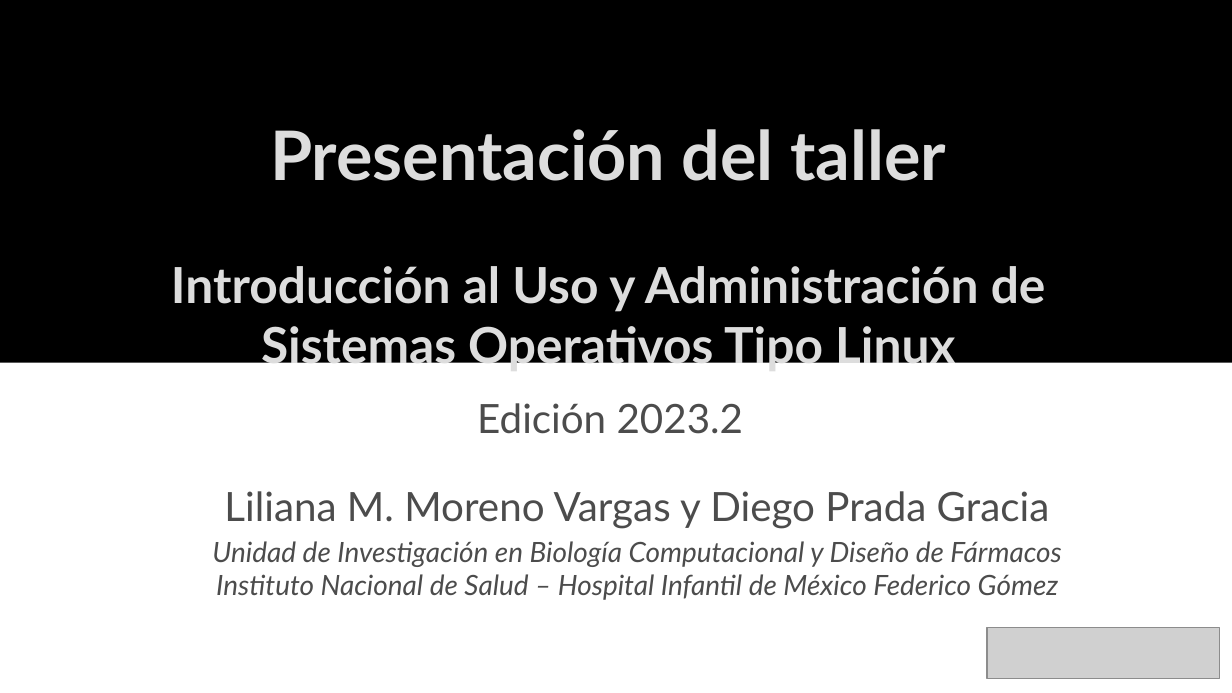
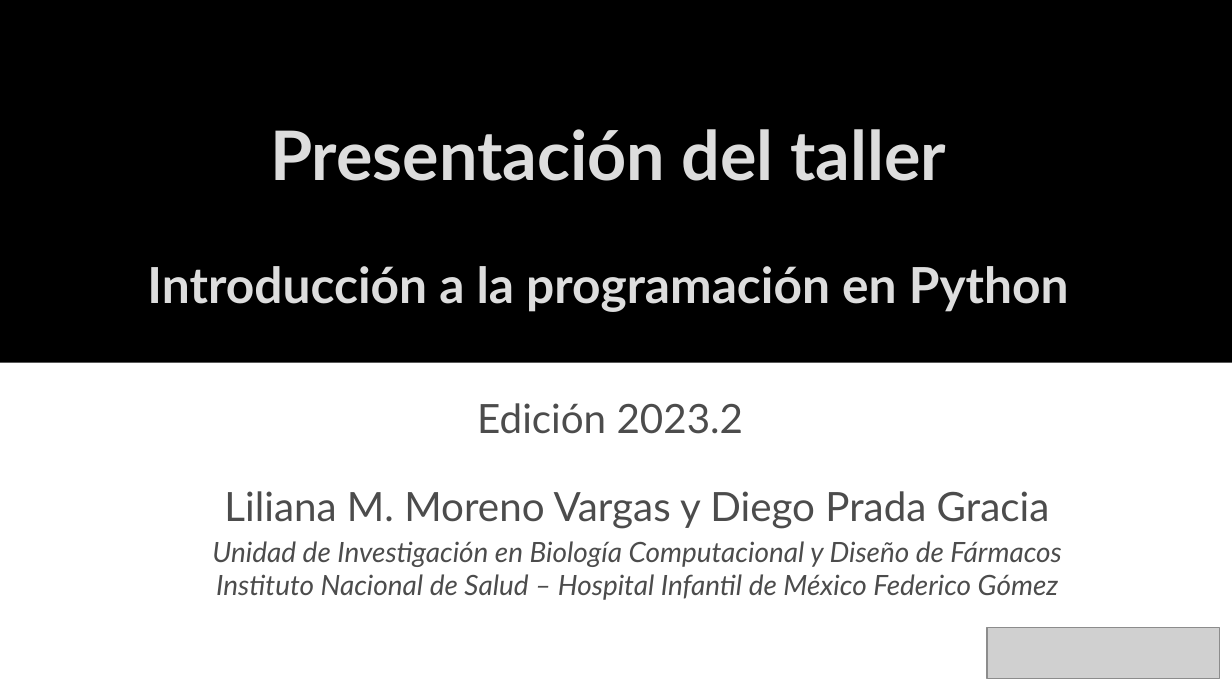
Before and after one commit to uibcdf/Taller-Python, a slide deck: slide 1 of semana_1/slides/Intro_Taller.odp. Drawn at 1232x693 pixels with LibreOffice and Linux fonts; fonts in the diff are those of the drawing; grey boxes stand for pictures. Boxes give left, top, right and bottom in pixels: in the first picture for what was removed or moved away, otherwise in the second. Text is boxed around its words. In the diff, an @@ line names an element or a change of style, - is before the commit and + after.

```diff
--- a/semana_1/slides/Intro_Taller.odp
+++ b/semana_1/slides/Intro_Taller.odp
@@ text at [147, 266, 1069, 312]: text changed @@
-Introducción al Uso y Administración de Sistemas Operativos Tipo Linux
+Introducción a la programación en Python
```
Also in this commit, not shown: 2 other files.
